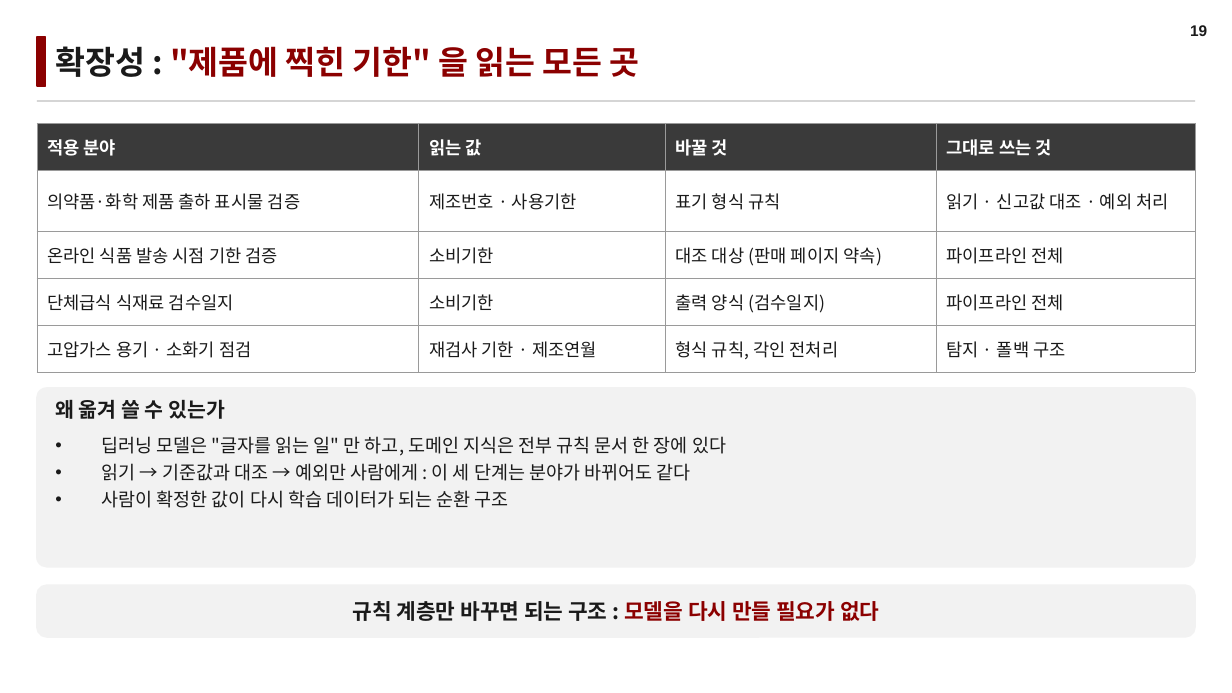
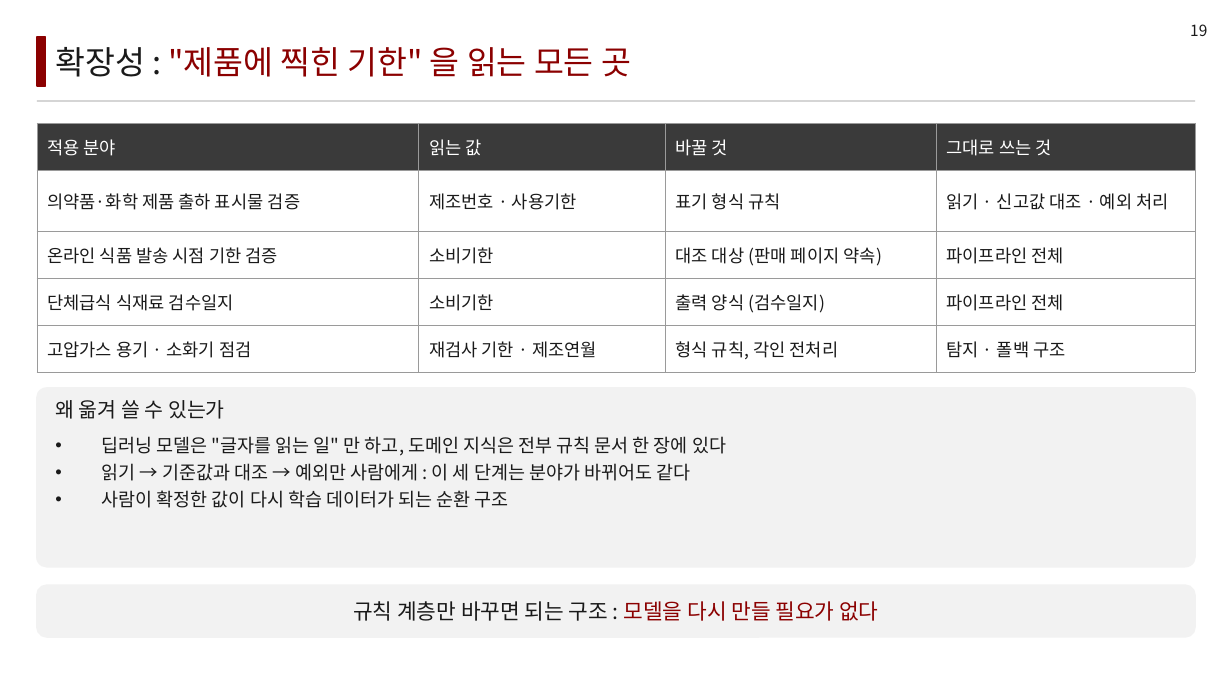
Before and after one commit to LEEbyeongchul/itda3-CODE-subway, a slide deck: slide 19 of 발표/[CODE]_서브웨이_본선발표.pptx. Drawn at 1232x693 pixels with LibreOffice and Linux fonts; fonts in the diff are those of the drawing. Boxes give left, top, right and bottom in pixels: in the first picture for what was removed or moved away, otherwise in the second. Text is boxed around its words. In the diff, an @@ line names an element or a change of style, - is before the commit and + after.

```diff
--- a/발표/[CODE]_서브웨이_본선발표.pptx
+++ b/발표/[CODE]_서브웨이_본선발표.pptx
@@ text "19" at [1190,24,1207,36]: font Arial to Noto Sans CJK KR, bold off @@
@@ table at [37,123,1195,363] @@
@@ bold off in "적용 분야", "읽는 값", "바꿀 것", "그대로 쓰는 것" @@
@@ bold off in 3 elements at [55,47,631,77], [55,400,225,419], [353,601,878,621] @@
```
Also in this commit, not shown: 21 other slides changed, 3 other files.
